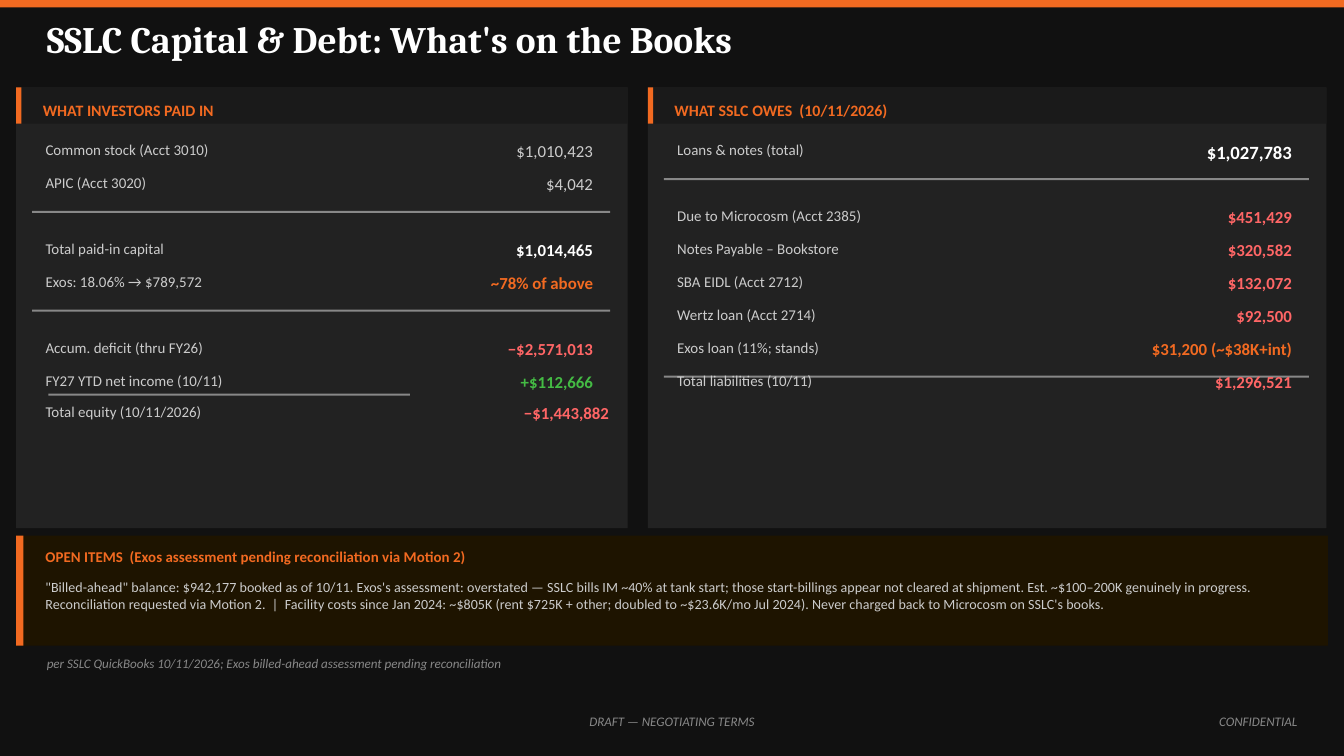
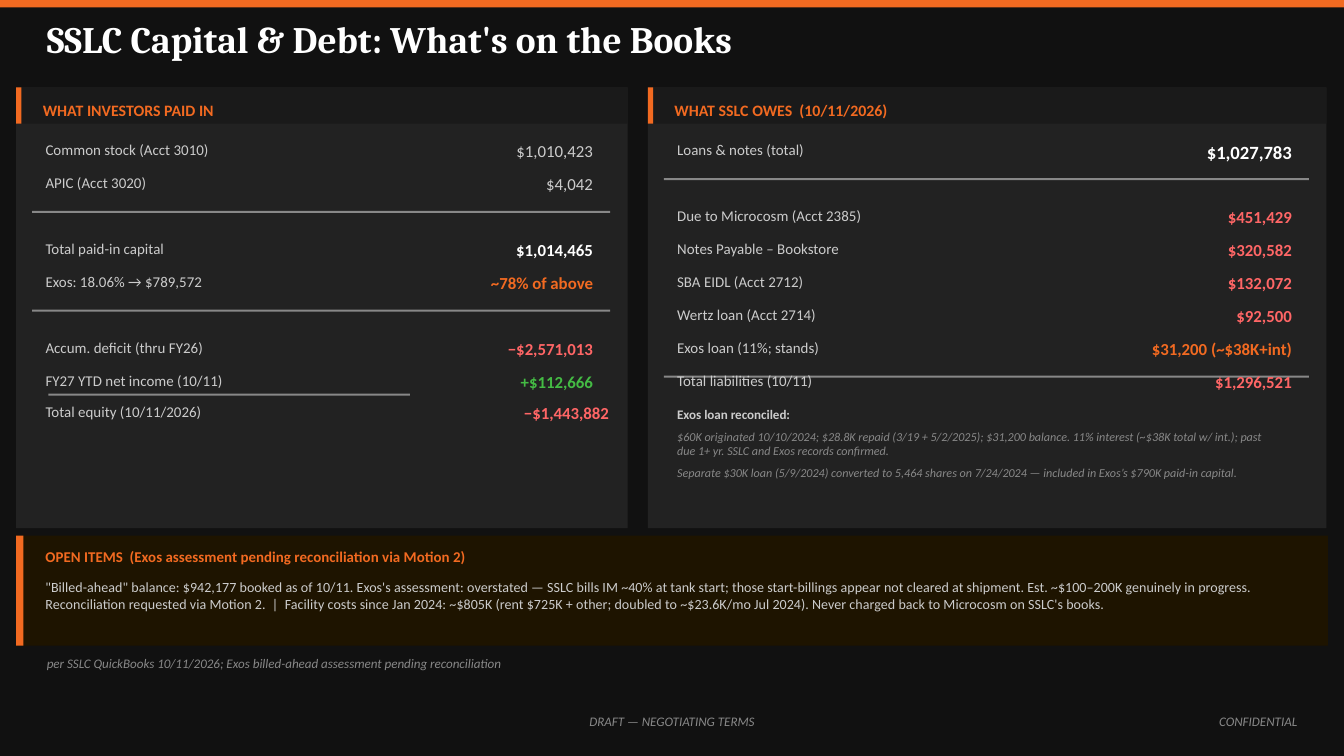
Before and after one commit to ExosAerospace/workspace, a slide deck: slide 4 of drafts/Exos_SSLC_Board_Offer_Overview_2026-10-10_r2.pptx. Drawn at 1344x756 pixels with LibreOffice and Linux fonts; fonts in the diff are those of the drawing. Boxes give left, top, right and bottom in pixels: in the first picture for what was removed or moved away, otherwise in the second. Text is boxed around its words. In the diff, an @@ line names an element or a change of style, - is before the commit and + after.

```diff
--- a/drafts/Exos_SSLC_Board_Offer_Overview_2026-10-10_r2.pptx
+++ b/drafts/Exos_SSLC_Board_Offer_Overview_2026-10-10_r2.pptx
@@ text added at [677, 410, 790, 419], 7 pt, text #CCCCCC, bold @@
+Exos loan reconciled:
@@ text added at [677, 432, 1262, 457], 6.5 pt, text #888888, italic @@
+$60K originated 10/10/2024; $28.8K repaid (3/19 + 5/2/2025); $31,200 balance. 11% interest (~$38K total w/ int.); past due 1+ yr. SSLC and Exos records confirmed.
@@ text added at [677, 468, 1237, 479], 6.5 pt, text #888888, italic @@
+Separate $30K loan (5/9/2024) converted to 5,464 shares on 7/24/2024 — included in Exos’s $790K paid-in capital.
```
Also in this commit, not shown: 1 other slide changed, 2 other files.
